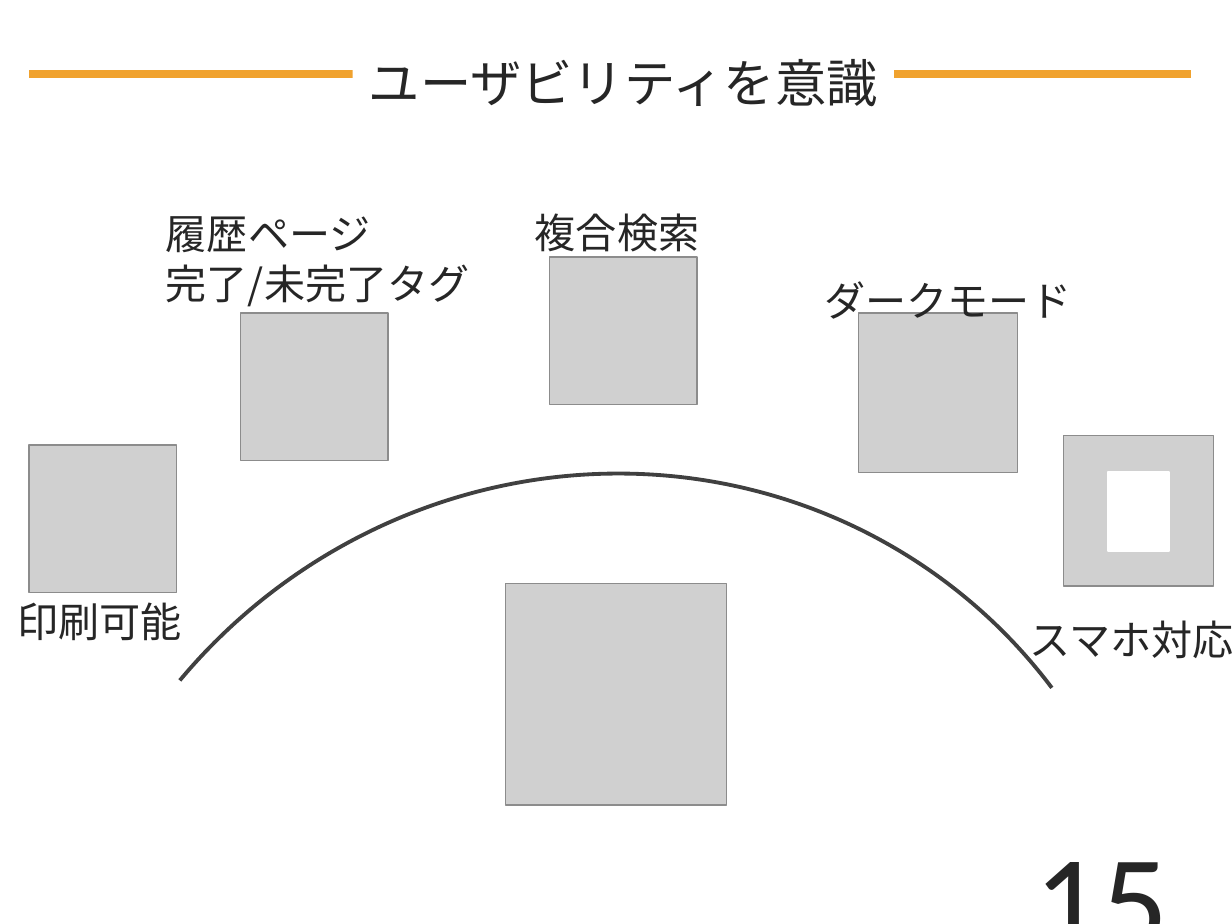
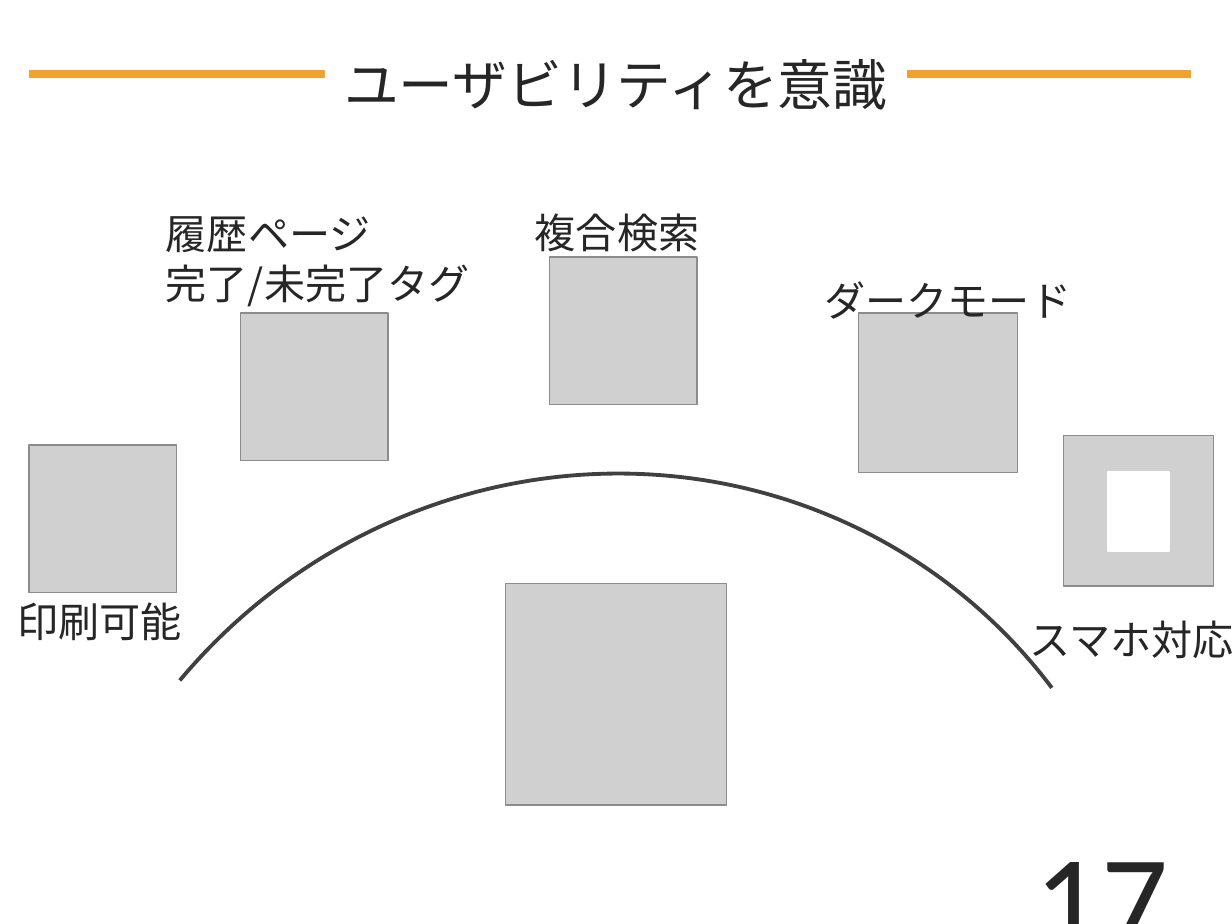
Before and after one commit to DOJO-2021/D-2, a slide deck: slide 17 of documents/プレゼン/Knowledge Holder_清書版.pptx (slide 15 before the commit). Drawn at 1232x924 pixels with LibreOffice and Linux fonts; fonts in the diff are those of the drawing; grey boxes stand for pictures. Boxes give left, top, right and bottom in pixels: in the first picture for what was removed or moved away, otherwise in the second. Text is boxed around its words. In the diff, an @@ line names an element or a change of style, - is before the commit and + after.

```diff
--- a/documents/プレゼン/Knowledge Holder_清書版.pptx
+++ b/documents/プレゼン/Knowledge Holder_清書版.pptx
@@ text "ユーザビリティを意識" moved from (x1=369, y1=59, x2=878, y2=107) to (x1=344, y1=59, x2=887, y2=110) @@
@@ text "ユーザビリティを意識" at (x1=344, y1=59, x2=887, y2=110): size 30 to 32 pt @@
@@ page number at (x1=886, y1=792, x2=1181, y2=924): text changed @@
-15
+17
```
Also in this commit, not shown: 13 other slides changed, 8 slides added, 4 slides removed.
